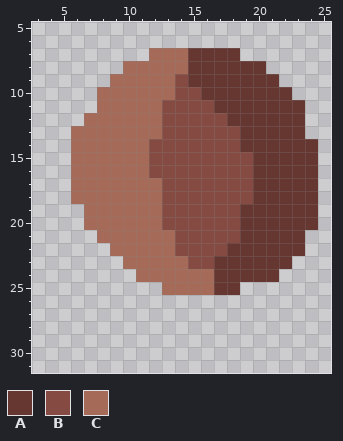
Edited in one commit: pixel-art sprite (assets/sprites/units/spiker-joint-base.png). Above, as it was before the edit.
The file is 32x32 pixels. Shown: x 3..25, y 5..31.
Palette (. is transparent): A #663630  B #854b42  C #a66a58
Pixels before, first column x 6:
 7 ......CCCAAAA......
 8 ....CCCCCAAAAAA....
 9 ...CCCCCBAAAAAAA...
10 ..CCCCCCBBAAAAAAA..
11 ..CCCCCBBBBAAAAAAA.
12 .CCCCCCBBBBBAAAAAA.
13 CCCCCCCBBBBBBAAAAA.
14 CCCCCCBBBBBBBAAAAAA
15 CCCCCCBBBBBBBBAAAAA
16 CCCCCCBBBBBBBBAAAAA
17 CCCCCCCBBBBBBBAAAAA
18 CCCCCCCBBBBBBBAAAAA
19 .CCCCCCBBBBBBAAAAAA
20 .CCCCCCBBBBBBAAAAAA
21 ..CCCCCCBBBBBAAAAA.
22 ...CCCCCBBBBAAAAAA.
23 ....CCCCCBBAAAAAA..
24 .....CCCCCCAAAAA...
25 .......CCCCAA......
Now the later version:
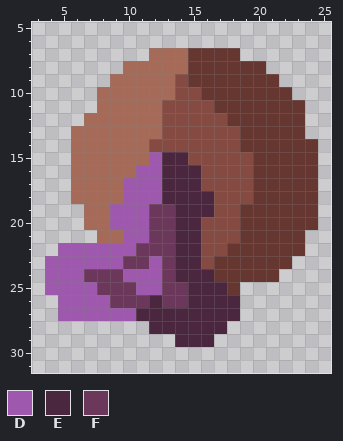
Colours new in this view: D #9e58ad  E #4a263f  F #6b375a
From old to new:
There is now colour D in row 22 at x 5 to 8; in row 23 at x 4 to 9; in row 24 at x 4 to 6 and 10; in row 25 at x 4 to 7 and 11 to 12; in row 26 at x 5 to 8; in row 27 at x 5 to 10.
The edit turns colour B into colour D in rows 15 to 16 at x 12.
The edit turns colour C into colour D in row 16 at x 11; in rows 17 to 18 at x 10 to 12; in rows 19 to 20 at x 9 to 11; in row 21 at x 10 to 11; in row 22 at x 9 to 10; in row 23 at x 12.
The edit turns colour C into colour D in row 24 at x 11 to 12.
There is now colour E in row 26 at x 12 and 15 to 18; in row 27 at x 11 to 18; in row 28 at x 12 to 17; in row 29 at x 14 to 16.
The edit turns colour A into colour E in row 25 at x 17.
The edit turns colour B into colour E in row 15 at x 13 to 14; in rows 16 to 17 at x 13 to 15; in row 18 at x 13 to 16; in row 19 at x 14 to 16; in rows 20 to 22 at x 14 to 15; in row 23 at x 15.
The edit turns colour C into colour E in row 23 at x 14; in row 24 at x 14 to 16; in row 25 at x 15 to 16.
There is now colour F in row 24 at x 7 to 9; in row 25 at x 8 to 10; in row 26 at x 9 to 11 and 13 to 14.
The edit turns colour B into colour F in rows 19 to 20 at x 13.
The edit turns colour C into colour F in rows 19 to 20 at x 12; in row 21 at x 12 to 13; in row 22 at x 11 to 13; in row 23 at x 10 to 11 and 13; in row 24 at x 13; in row 25 at x 13 to 14.
Pixel boxes of the changes (left, top, right, bottom) in both pictures:
changed: (45, 152, 240, 347)
